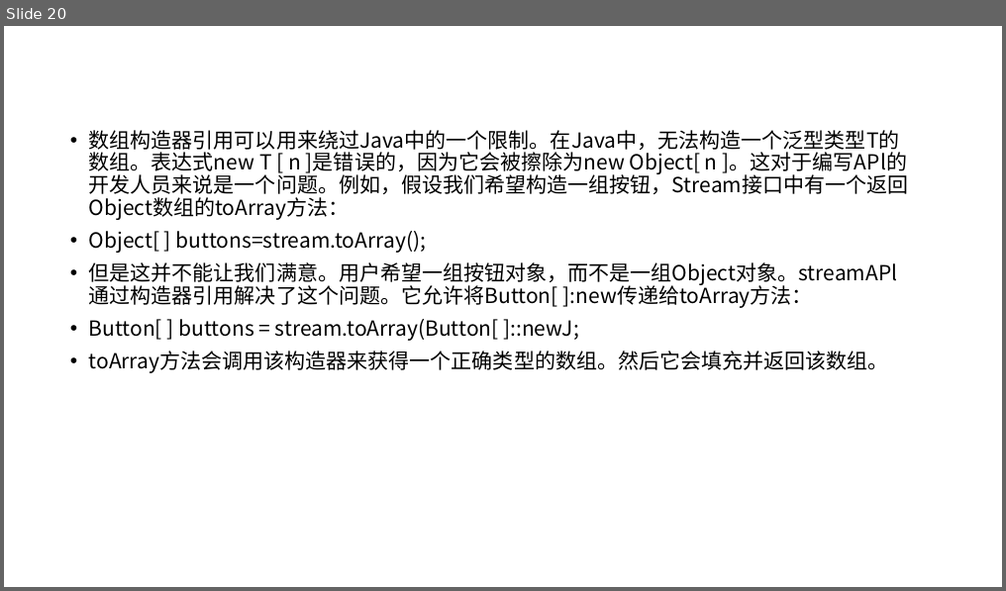
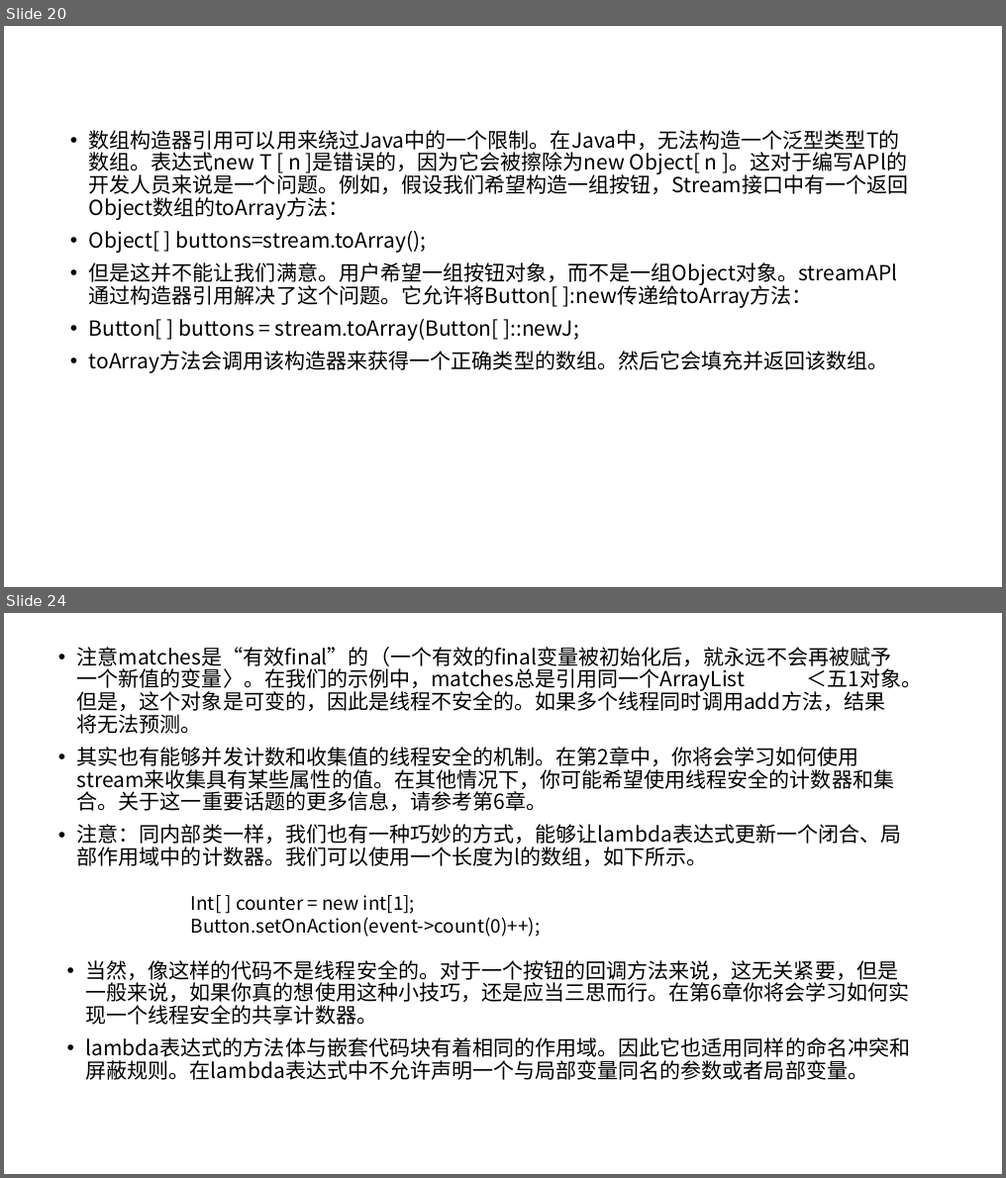
Before and after one commit to ProSayJ/springbootstudy, a slide deck: doc/ppt/读书笔记/写给大忙人看的Java SE 8.pptx. Shown one above the other, each under a label of ours: slide 20 before the commit, slides 20 and 24 after it; the slides between them are not shown. The pictures are 1006x591 and 1006x1178 pixels, drawn with LibreOffice and Linux fonts; fonts in the diff are those of the drawing. Boxes give left, top, right and bottom in pixels: in the first picture for what was removed or moved away, otherwise in the second. Text is boxed around its words. In the diff, an @@ line names an element or a change of style, - is before the commit and + after.

Commit message:
Feat:新增学习笔记

```diff
--- a/doc/ppt/读书笔记/写给大忙人看的Java SE 8.pptx
+++ b/doc/ppt/读书笔记/写给大忙人看的Java SE 8.pptx
@@ slide 24 added at [4, 613, 1002, 1174], background #FFFFFF @@
@@ text added at [77, 647, 923, 866], 20 pt, text #000000 @@
+• 注意matches是“有效final”的（一个有效的final变量被初始化后，就永远不会再被赋予一个新值的变量〉。在我们的示例中，matches总是引用同一个ArrayList ＜五1对象。但是，这个对象是可变的，因此是线程不安全的。如果多个线程同时调用add方法，结果将无法预测。
+• 其实也有能够并发计数和收集值的线程安全的机制。在第2章中，你将会学习如何使用stream来收集具有某些属性的值。在其他情况下，你可能希望使用线程安全的计数器和集合。关于这一重要话题的更多信息，请参考第6章。
+• 注意：同内部类一样，我们也有一种巧妙的方式，能够让lambda表达式更新一个闭合、局部作用域中的计数器。我们可以使用一个长度为l的数组，如下所示。
@@ text added at [191, 895, 540, 937], 18 pt, text #000000 @@
+Int[ ] counter = new int[1];
+Button.setOnAction(event->count(0)++);
@@ text added at [86, 960, 911, 1080], 20 pt, text #000000 @@
+• 当然，像这样的代码不是线程安全的。对于一个按钮的回调方法来说，这无关紧要，但是一般来说，如果你真的想使用这种小技巧，还是应当三思而行。在第6章你将会学习如何实现一个线程安全的共享计数器。
+• lambda表达式的方法体与嵌套代码块有着相同的作用域。因此它也适用同样的命名冲突和屏蔽规则。在lambda表达式中不允许声明一个与局部变量同名的参数或者局部变量。
```
Also in this commit, not shown: 1 slide changed, 5 other slides added, 6 slides removed, 2 other files.
